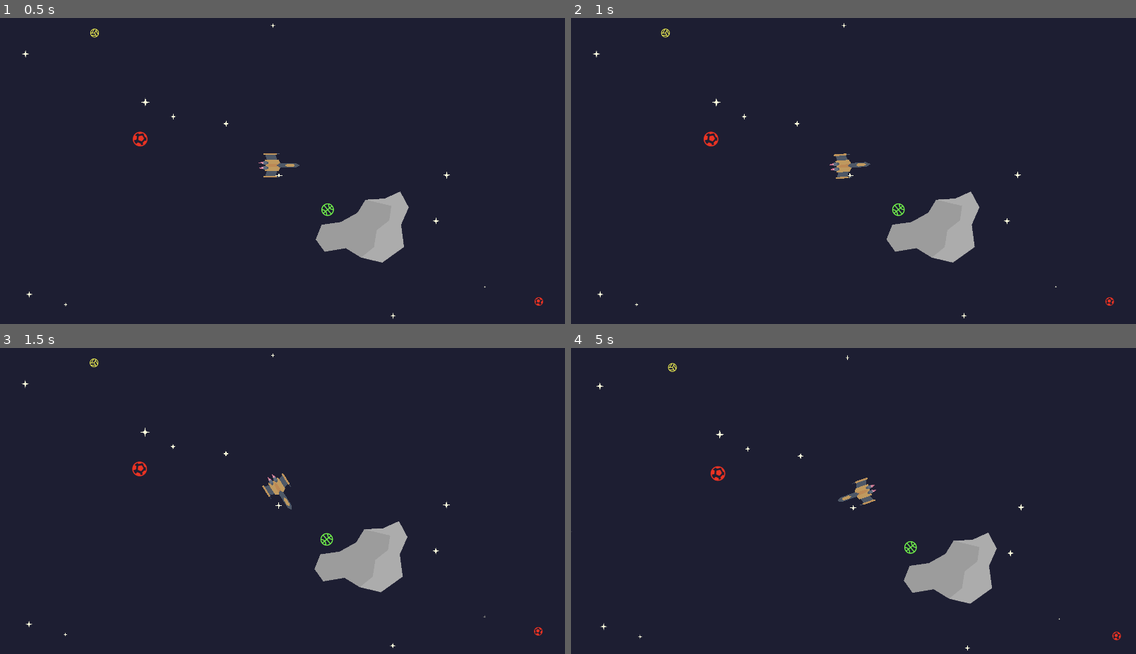
Above: before the commit, frames 1-4 (two rows, left to right).
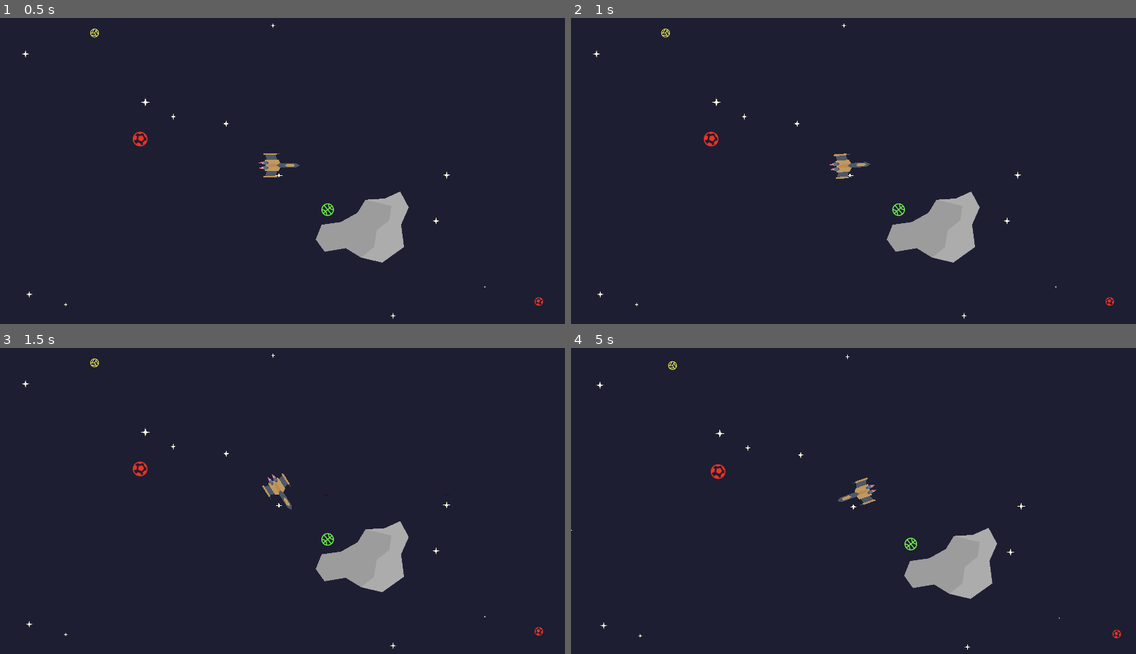
Above: after the commit, the same moments.

Repository: antax02/Ludum-Dare-58
Game: Godot game, scene res://scenes/world.tscn
Two runs of this game, one before a commit and one after it. Both use one fixed random seed, a clock stepped at 60 frames per second and the inputs below. The engine's default icon, where the game draws it, is replaced by a stand-in: a white triangle on a blue panel in a dark square.
Inputs (mouse positions are in pixels of both pictures, inside the frame that each line leads up to):
- Up to frame 1 (0.5 s): no input
- Up to frame 2 (1 s): tap Enter at 0.5 s; move the mouse to (977, 149) at 0.52 s; hold D (move_right) from 0.53 s (still down); hold Right mouse button (break) from 0.53 s (still down); click (977, 149) at 0.8 s
- Up to frame 3 (1.5 s): move the mouse to (169, 510) at 1.27 s; release D (move_right) at 1.28 s; release Right mouse button (break) at 1.28 s; hold S (move_down) from 1.28 s (still down); click (169, 510) at 1.35 s
- Up to frame 4 (5 s): right-click (740, 510) at 1.55 s; move the mouse to (910, 424) at 2.02 s; release S (move_down) at 2.03 s; hold D (move_right) 2.03-2.78 s; hold Right mouse button (break) 2.03-2.78 s; click (910, 424) at 2.3 s; move the mouse to (825, 559) at 2.77 s; hold W (move_up) 2.78-3.53 s; tap Space (dash) at 2.85 s; right-click (825, 559) at 3.05 s; move the mouse to (1023, 543) at 3.52 s; hold A (move_left) from 3.53 s (still down); click (1023, 543) at 3.6 s; move the mouse to (684, 448) at 4.27 s; right-click (684, 448) at 4.35 s

Frame 1 is identical in both runs. In frame 2, 0.1% of the frame differs, in the area x 3-97%, y 1-99%; in frame 3, 0.4%; in frame 4, 0.9%, in the area x 0-98%, y 2-99%.

Commit message:
Add bullet shooting functionality to player
Introduces a bullet scene and script, updates player scene and script to support shooting bullets. Adds input mapping for shooting, a shoot marker for spawn position, and logic to instantiate and fire bullets. Bullets interact with enemies and are removed on collision.

Diff:
--- a/project.godot
+++ b/project.godot
@@ -57,6 +57,11 @@
 "events": [Object(InputEventMouseButton,"resource_local_to_scene":false,"resource_name":"","device":-1,"window_id":0,"a …(258 unchanged characters)…
 ]
 }
+shoot={
+"deadzone": 0.2,
+"events": [Object(InputEventMouseButton,"resource_local_to_scene":false,"resource_name":"","device":-1,"window_id":0,"alt_pressed":false,"shift_pressed":false,"ctrl_pressed":false,"meta_pressed":false,"button_mask":1,"position":Vector2(76, 10),"global_position":Vector2(85, 58),"factor":1.0,"button_index":1,"canceled":false,"pressed":true,"double_click":false,"script":null)
+]
+}
 
 [rendering]
 
--- /dev/null
+++ b/scenes/bullet.tscn
@@ -0,0 +1,19 @@
+[gd_scene load_steps=4 format=3 uid="uid://pug080u7rka1"]
+
+[ext_resource type="Script" uid="uid://n0il7q3u3nx3" path="res://scripts/bullet.gd" id="1_y25gk"]
+[ext_resource type="Texture2D" uid="uid://dt87ji848s1gn" path="res://icon.svg" id="2_l5glv"]
+
+[sub_resource type="RectangleShape2D" id="RectangleShape2D_dqkch"]
+size = Vector2(12, 2)
+
+[node name="bullet" type="Area2D"]
+script = ExtResource("1_y25gk")
+
+[node name="Sprite2D" type="Sprite2D" parent="."]
+modulate = Color(0.73536545, 0.07269902, 0, 1)
+position = Vector2(-1.1920929e-06, 1.4210855e-14)
+scale = Vector2(0.093749985, 0.015624998)
+texture = ExtResource("2_l5glv")
+
+[node name="CollisionShape2D" type="CollisionShape2D" parent="."]
+shape = SubResource("RectangleShape2D_dqkch")
--- a/scenes/player.tscn
+++ b/scenes/player.tscn
@@ -1,10 +1,12 @@
-[gd_scene load_steps=3 format=3 uid="uid://dlukhtdc5xlsr"]
+[gd_scene load_steps=4 format=3 uid="uid://dlukhtdc5xlsr"]
 
 [ext_resource type="Texture2D" uid="uid://dt87ji848s1gn" path="res://icon.svg" id="1_3vyb7"]
 [ext_resource type="Script" uid="uid://xgly6ivcsmm1" path="res://scripts/player.gd" id="1_g2els"]
+[ext_resource type="PackedScene" uid="uid://pug080u7rka1" path="res://scenes/bullet.tscn" id="2_qhqgy"]
 
 [node name="Player" type="CharacterBody2D" groups=["player"]]
 script = ExtResource("1_g2els")
+Bullet = ExtResource("2_qhqgy")
 
 [node name="Sprite2D" type="Sprite2D" parent="."]
 visible = false
@@ -102,3 +104,6 @@
 
 [node name="CollisionPolygon2D" type="CollisionPolygon2D" parent="."]
 polygon = PackedVector2Array(59, 0, -13, -42, -64, -42, -82, -8, -82, 9, -64, 42, -13, 42)
+
+[node name="Shoot" type="Marker2D" parent="."]
+position = Vector2(59, 0)
--- /dev/null
+++ b/scripts/bullet.gd
@@ -0,0 +1,11 @@
+extends Area2D
+
+var speed = 750
+
+func _physics_process(delta):
+	position += transform.x * speed * delta
+
+func _on_Bullet_body_entered(body):
+	if body.is_in_group("enemies"):
+		body.queue_free()
+	queue_free()
--- a/scripts/player.gd
+++ b/scripts/player.gd
@@ -1,13 +1,19 @@
 extends CharacterBody2D
 
+@export var Bullet : PackedScene
 var health = 100
-var dmg = 10
-var bullet_speed
 var rotation_speed = 2
 var dash_power = 5
 
 func _ready():
 	pass
+
+func shoot():
+	var b = Bullet.instantiate()
+	b.global_position = $Shoot.global_position
+	b.global_rotation = $Shoot.global_rotation
+	get_parent().add_child(b)
+	b.transform = $Shoot.transform
 
 func _physics_process(delta):
 	if Input.is_action_pressed("move_up"):
@@ -21,7 +27,9 @@
 	if Input.is_action_pressed("dash"):
 		velocity += (get_global_mouse_position() - global_position).normalized() * dash_power
 	if Input.is_action_pressed("break"):
-		velocity = velocity.normalized() * max(velocity.length() - 50 * delta, 0)
+		velocity = velocity.normalized() * max(velocity.length() - 150 * delta, 0)
+	if Input.is_action_just_pressed("shoot"):
+		shoot()
 
 	get_global_mouse_position()
 	global_rotation = lerp_angle(global_rotation, (get_global_mouse_position() - global_position).angle(), rotation_speed * delta)
Not shown, added: scripts/bullet.gd.uid
